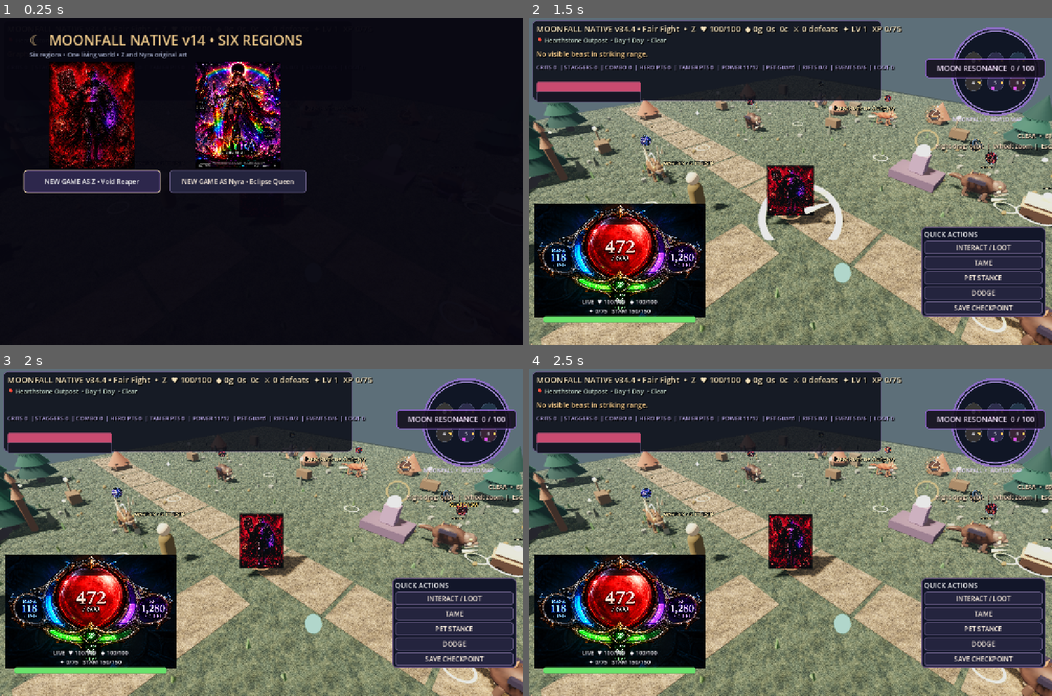
Above: before the commit, frames 1-4 (two rows, left to right).
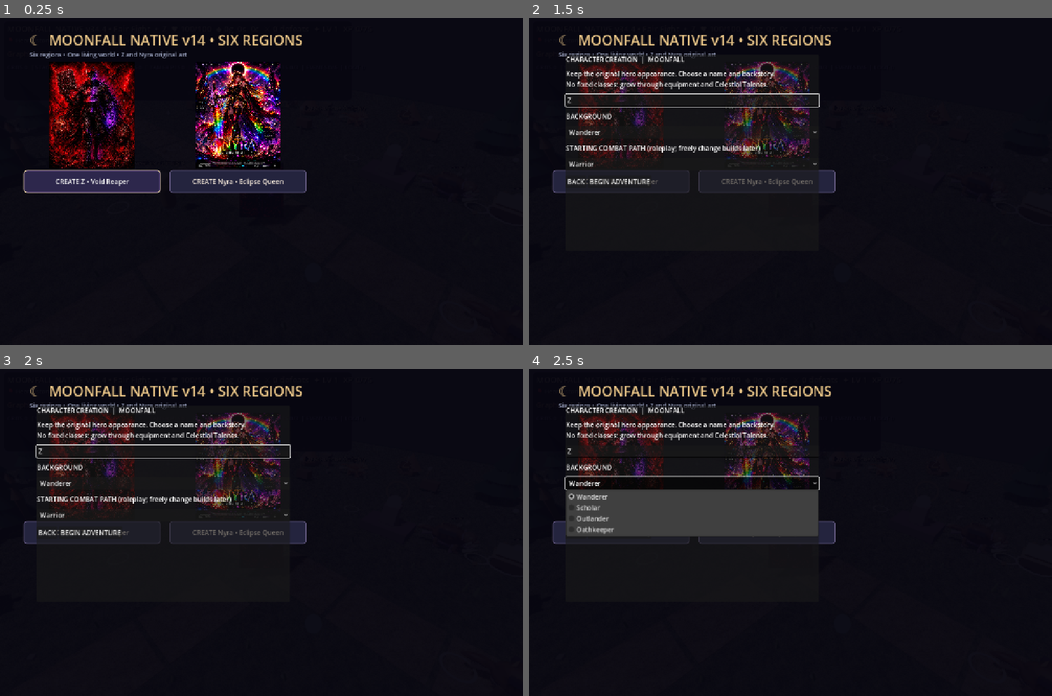
Above: after the commit, the same moments.

Repository: ericgantor-cyber/Moonfall
Game: Godot game, scene res://scenes/main.tscn
Two runs of this game, one before a commit and one after it. Both use one fixed random seed, a clock stepped at 60 frames per second and the inputs below.
Inputs (mouse positions are in pixels of both pictures, inside the frame that each line leads up to):
- Up to frame 1 (0.25 s): no input
- Up to frame 2 (1.5 s): click (623, 181) at 0.5 s, where only the run after the commit has a clickable "CREATE Z • Void Reaper"; click (769, 181) at 1.25 s, where only the run after the commit has a clickable "CREATE Nyra • Eclipse Queen"
- Up to frame 3 (2 s): no input
- Up to frame 4 (2.5 s): click (691, 483) at 2 s, where only the run after the commit has a clickable "Wanderer"

The runs differ from the first frame. In frame 1, 0.5% of the frame differs, in the area x 8-57%, y 48-52%; in frame 2, 78%, in the area x 0-100%, y 0-100%; in frame 3, 77%; in frame 4, 77%.

Commit message:
feat: add optional new-game character creator preserving original Z and Nyra art

Diff:
--- a/godot-v38/scripts/native_v38_0.gd
+++ b/godot-v38/scripts/native_v38_0.gd
@@ -6,6 +6,14 @@
 var v398_panel:PanelContainer
 var v398_tree_list:VBoxContainer
 var v398_ranks:Dictionary={}
+# Character creation keeps original Z/Nyra artwork; customization is identity and origin.
+var v399_creator:PanelContainer
+var v399_name:LineEdit
+var v399_origin:OptionButton
+var v399_style:OptionButton
+var v399_hero:String="z"
+var v399_identity:Dictionary={}
+
 const V383_BENCHMARK:=preload("res://scripts/systems/combat_benchmark_v383.gd")
 const V384_RINGS:=preload("res://scripts/systems/vitals_rings_v384.gd")
 var v380_status_enabled:bool=false
@@ -66,10 +74,87 @@
 func _build_ui()->void:
  super._build_ui()
  if not is_instance_valid(start_screen):return
+ _v399_build_creator()
  for node in start_screen.find_children("*","Label",true,false):
   var title:Label=node as Label
   if is_instance_valid(title) and "MOONFALL v37.7" in title.text:
    title.text="☾  MOONFALL v38.0 • THE LIVING REALM"
+
+func _v399_open_creator(selected:String)->void:
+ v399_hero="nyra" if selected=="nyra" else "z"
+ if not is_instance_valid(v399_creator):return
+ v399_creator.visible=true
+ v399_name.text="Nyra" if v399_hero=="nyra" else "Z"
+ v399_origin.select(0)
+ v399_style.select(0)
+ v399_name.grab_focus()
+
+func _v399_confirm_creator()->void:
+ if not is_instance_valid(v399_creator):return
+ var nickname:String=v399_name.text.strip_edges().substr(0,24)
+ if nickname.is_empty():nickname="Nyra" if v399_hero=="nyra" else "Z"
+ v399_identity={"name":nickname,"origin":v399_origin.get_item_text(v399_origin.selected),"style":v399_style.get_item_text(v399_style.selected)}
+ v399_creator.visible=false
+ _start_game(v399_hero)
+ # Starting profiles adjust initial resources only; no permanent locked-in classes.
+ if str(v399_identity["origin"])=="Wanderer":v387_stamina=V387_MAX_STAMINA
+ elif str(v399_identity["origin"])=="Scholar":v385_mana=V385_MAX_MANA
+ _show_message("Welcome, "+nickname+". Your path is yours to shape.",3.0)
+
+func _v399_build_creator()->void:
+ if not is_instance_valid(start_screen):return
+ # Only NEW GAME buttons open creation. Continue loads old checkpoints directly.
+ for node in start_screen.find_children("*","Button",true,false):
+  var button:Button=node as Button
+  if not button.text.begins_with("NEW GAME AS "):continue
+  for connection in button.pressed.get_connections():
+   button.pressed.disconnect(connection["callable"])
+  var chosen:String="nyra" if "Nyra" in button.text else "z"
+  button.pressed.connect(_v399_open_creator.bind(chosen))
+  button.text=button.text.replace("NEW GAME AS ","CREATE ")
+ v399_creator=PanelContainer.new()
+ v399_creator.name="MoonfallCharacterCreator"
+ v399_creator.position=Vector2(90,90)
+ v399_creator.custom_minimum_size=Vector2(620,480)
+ start_screen.add_child(v399_creator)
+ var contents:VBoxContainer=VBoxContainer.new()
+ contents.add_theme_constant_override("separation",12)
+ v399_creator.add_child(contents)
+ var heading:Label=Label.new()
+ heading.text="CHARACTER CREATION  |  MOONFALL"
+ contents.add_child(heading)
+ var desc:Label=Label.new()
+ desc.text="Keep the original hero appearance. Choose a name and backstory.\nNo fixed classes: grow through equipment and Celestial Talents."
+ contents.add_child(desc)
+ v399_name=LineEdit.new()
+ v399_name.placeholder_text="Character name"
+ v399_name.max_length=24
+ contents.add_child(v399_name)
+ var origin_label:Label=Label.new()
+ origin_label.text="BACKGROUND"
+ contents.add_child(origin_label)
+ v399_origin=OptionButton.new()
+ for origin in ["Wanderer","Scholar","Outlander","Oathkeeper"]:
+  v399_origin.add_item(origin)
+ contents.add_child(v399_origin)
+ var style_label:Label=Label.new()
+ style_label.text="STARTING COMBAT PATH (roleplay; freely change builds later)"
+ contents.add_child(style_label)
+ v399_style=OptionButton.new()
+ for style in ["Warrior","Ranger","Mage","Survivor"]:
+  v399_style.add_item(style)
+ contents.add_child(v399_style)
+ var actions:HBoxContainer=HBoxContainer.new()
+ contents.add_child(actions)
+ var back:Button=Button.new()
+ back.text="BACK"
+ back.pressed.connect(func():v399_creator.visible=false)
+ actions.add_child(back)
+ var confirm:Button=Button.new()
+ confirm.text="BEGIN ADVENTURE"
+ confirm.pressed.connect(_v399_confirm_creator)
+ actions.add_child(confirm)
+ v399_creator.visible=false
 
 func _v380_build_status_panel()->void:
  var layer:CanvasLayer=get_node_or_null("NativeAtlasUI") as CanvasLayer
@@ -463,14 +548,17 @@
  if is_instance_valid(v398_panel):v398_panel.visible=false
 
 func _checkpoint_extra_data()->Dictionary:
- return {"mana":clampf(v385_mana,0.0,V385_MAX_MANA),"stamina":clampf(v387_stamina,0.0,V387_MAX_STAMINA),"celestial_ranks":v398_ranks.duplicate(true)}
+ return {"mana":clampf(v385_mana,0.0,V385_MAX_MANA),"stamina":clampf(v387_stamina,0.0,V387_MAX_STAMINA),"celestial_ranks":v398_ranks.duplicate(true),"character_identity":v399_identity.duplicate(true)}
 
 func _restore_data(data:Dictionary)->void:
  super._restore_data(data)
  v387_stamina_regen_wait=0.0
  v398_ranks={}
+ v399_identity={}
  var resources:Variant=data.get("optional_resources",{})
  if resources is Dictionary:
+  var saved_identity:Variant=resources.get("character_identity",{})
+  if saved_identity is Dictionary:v399_identity=saved_identity.duplicate(true)
   v385_mana=clampf(float(resources.get("mana",V385_MAX_MANA)),0.0,V385_MAX_MANA)
   v387_stamina=clampf(float(resources.get("stamina",V387_MAX_STAMINA)),0.0,V387_MAX_STAMINA)
   var saved_ranks:Variant=resources.get("celestial_ranks",{})
